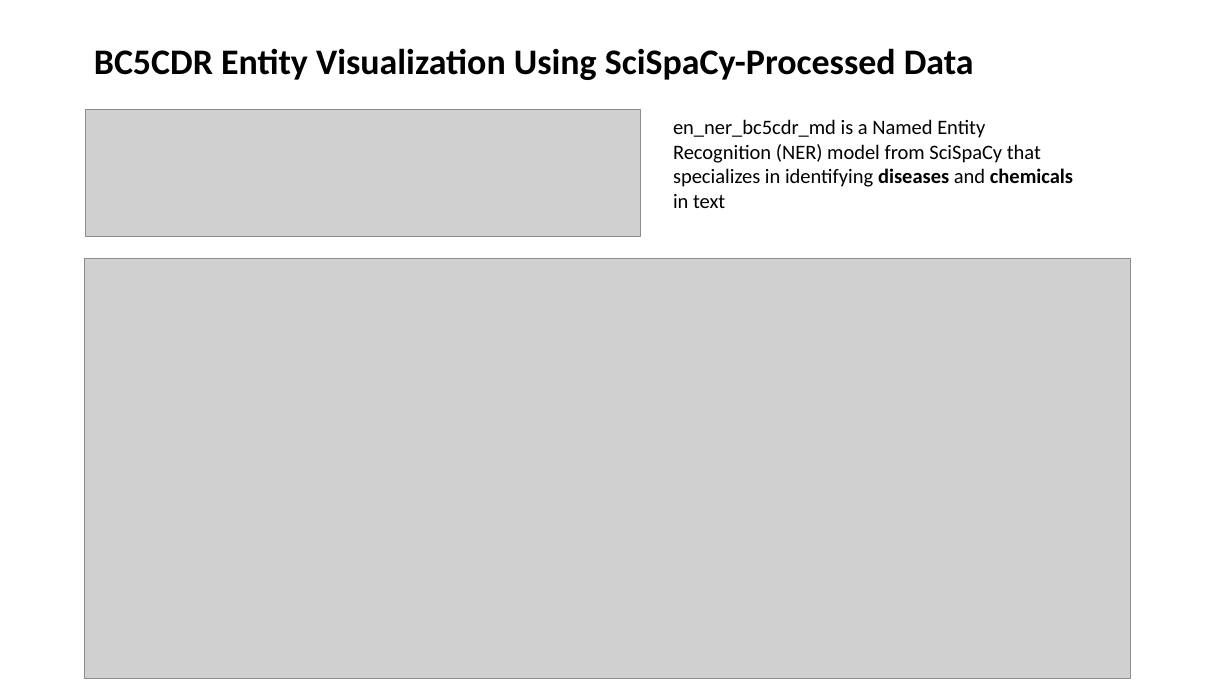
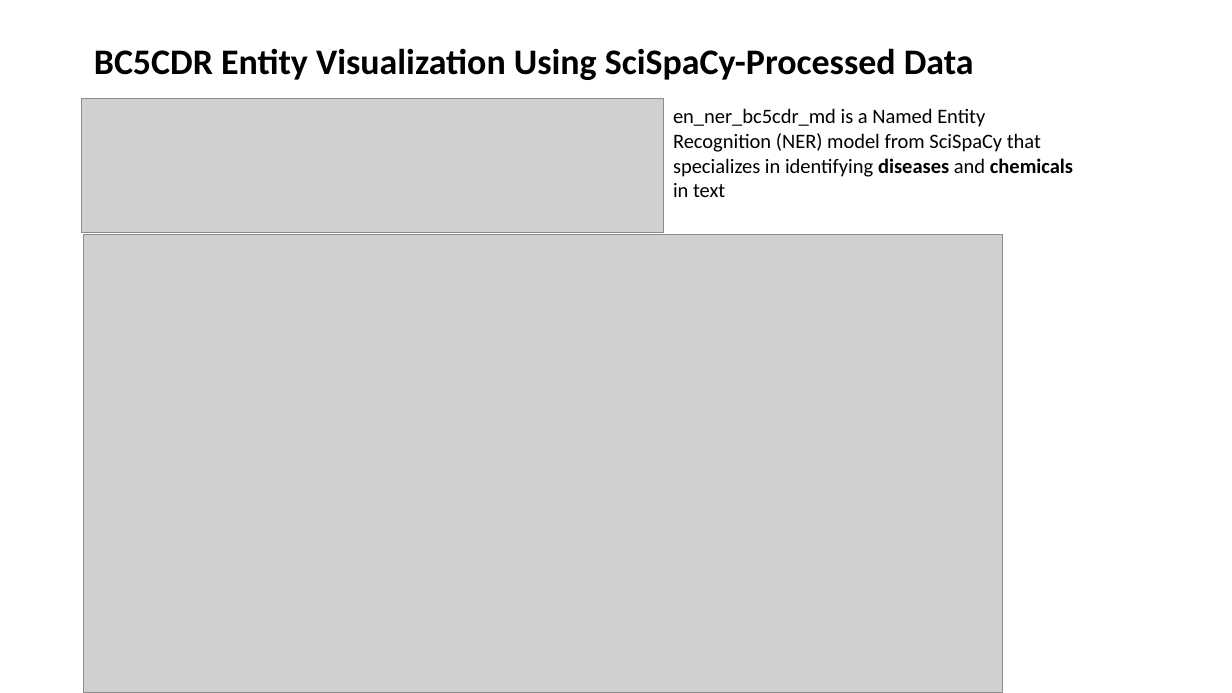
Before and after one commit to AnkitaSavaliya/AIH, a slide deck: slide 18 of MIMIC-III_NLP.pptx (slide 15 before the commit). Drawn at 1232x693 pixels with LibreOffice and Linux fonts; fonts in the diff are those of the drawing; grey boxes stand for pictures. Boxes give left, top, right and bottom in pixels: in the first picture for what was removed or moved away, otherwise in the second. Text is boxed around its words. In the diff, an @@ line names an element or a change of style, - is before the commit and + after.

```diff
--- a/MIMIC-III_NLP.pptx
+++ b/MIMIC-III_NLP.pptx
@@ picture resized from (x1=85, y1=109, x2=640, y2=237) to (x1=81, y1=99, x2=664, y2=233) @@
@@ text "en_ner_bc5cdr_md is a Named Entity ..." moved from (x1=673, y1=119, x2=1073, y2=208) to (x1=673, y1=108, x2=1073, y2=197) @@
@@ picture resized from (x1=85, y1=259, x2=1130, y2=678) to (x1=83, y1=235, x2=1002, y2=692) @@
```
Also in this commit, not shown: 13 other slides changed, 7 slides added, 1 slide removed, 2 other files.
